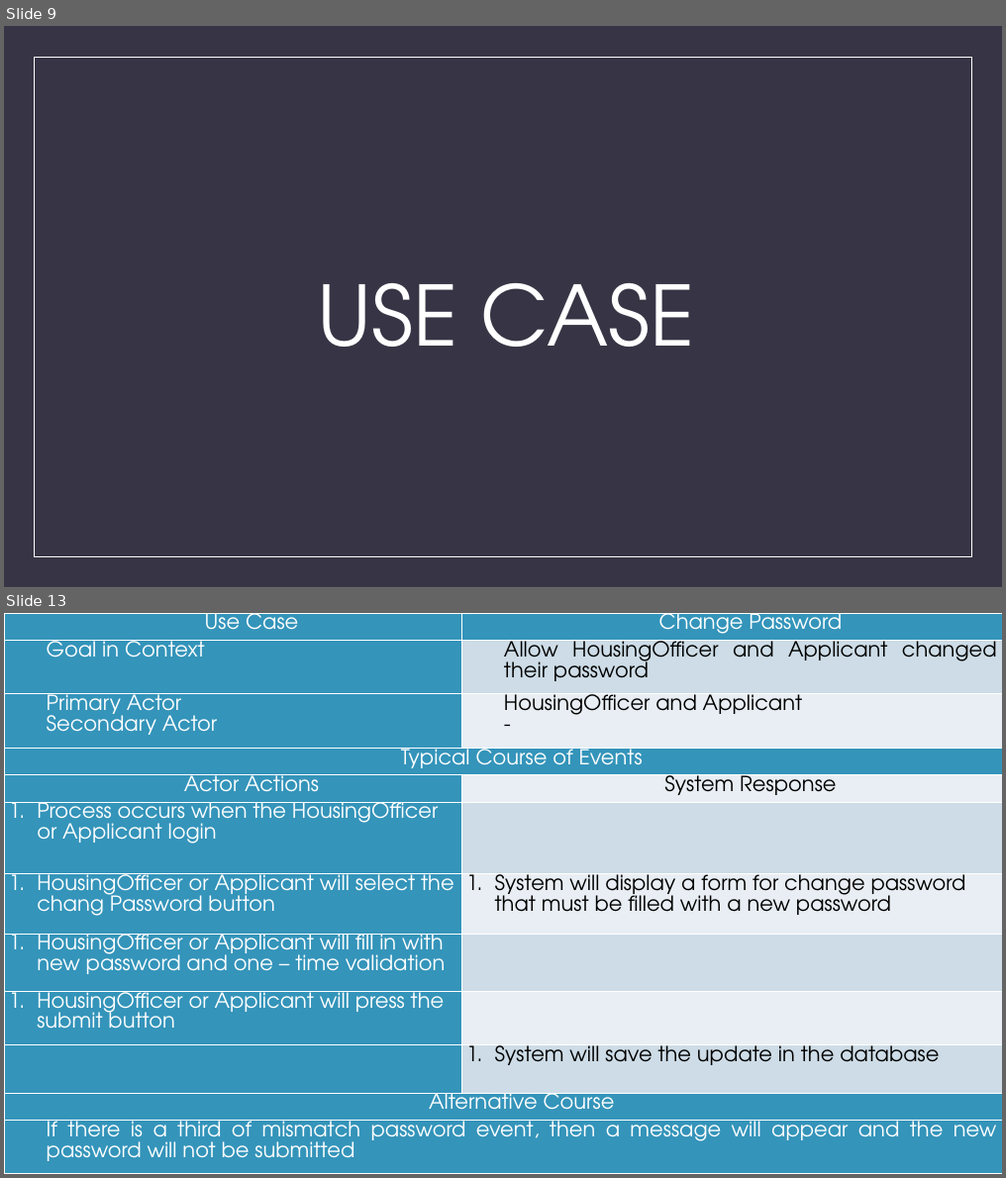
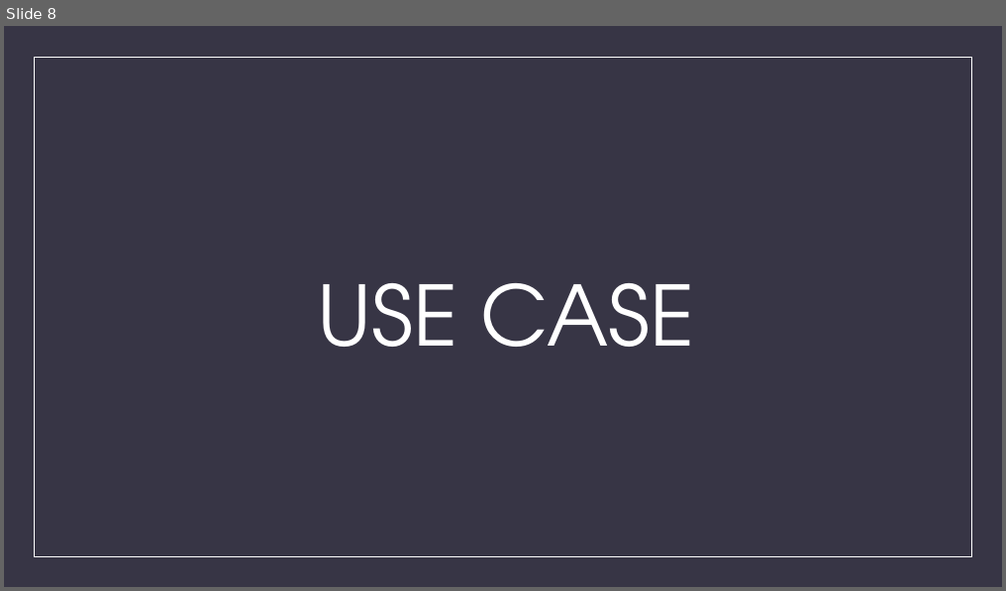
Before and after one commit to aldobagus725/Web-Based-Information-System-for-Micro-Housing-System-in-Kuala-Lumpur, a slide deck: ASS 3 Document/ASS3_BIT302_E1700882_E1700873_PowerPoint.pptx. Shown one above the other, each under a label of ours: slides 9 and 13 before the commit, slide 8 after it; the slides between them are not shown. The pictures are 1006x1178 and 1006x591 pixels, drawn with LibreOffice and Linux fonts; fonts in the diff are those of the drawing. Boxes give left, top, right and bottom in pixels: in the first picture for what was removed or moved away, otherwise in the second. Text is boxed around its words. In the diff, an @@ line names an element or a change of style, - is before the commit and + after.

```diff
--- a/ASS 3 Document/ASS3_BIT302_E1700882_E1700873_PowerPoint.pptx
+++ b/ASS 3 Document/ASS3_BIT302_E1700882_E1700873_PowerPoint.pptx
@@ slide 13 removed at box(4, 613, 1002, 1174), background #373545; not listed: 1 template element that a slide beside it also shows @@
@@ table removed at box(4, 613, 1002, 1174), 12 rows, 2 columns @@
-Use Case | Change Password
-Goal in Context | Allow HousingOfficer and Applicant changed their password
-Primary Actor / Secondary Actor | HousingOfficer and Applicant / -
-Typical Course of Events | 
-Actor Actions | System Response
-Process occurs when the HousingOfficer or Applicant login | 
-HousingOfficer or Applicant will select the chang Password button | System will display a form for change password that must be filled with a new password
-HousingOfficer or Applicant will fill in with new password and one – time validation | 
-HousingOfficer or Applicant will press the submit button | 
- | System will save the update in the database
-Alternative Course | 
-If there is a third of mismatch password event, then a message will appear and the new password will not be submitted | 
@@ what was slide 9 is now slide 8 @@
```
Also in this commit, not shown: 18 other slides removed.
